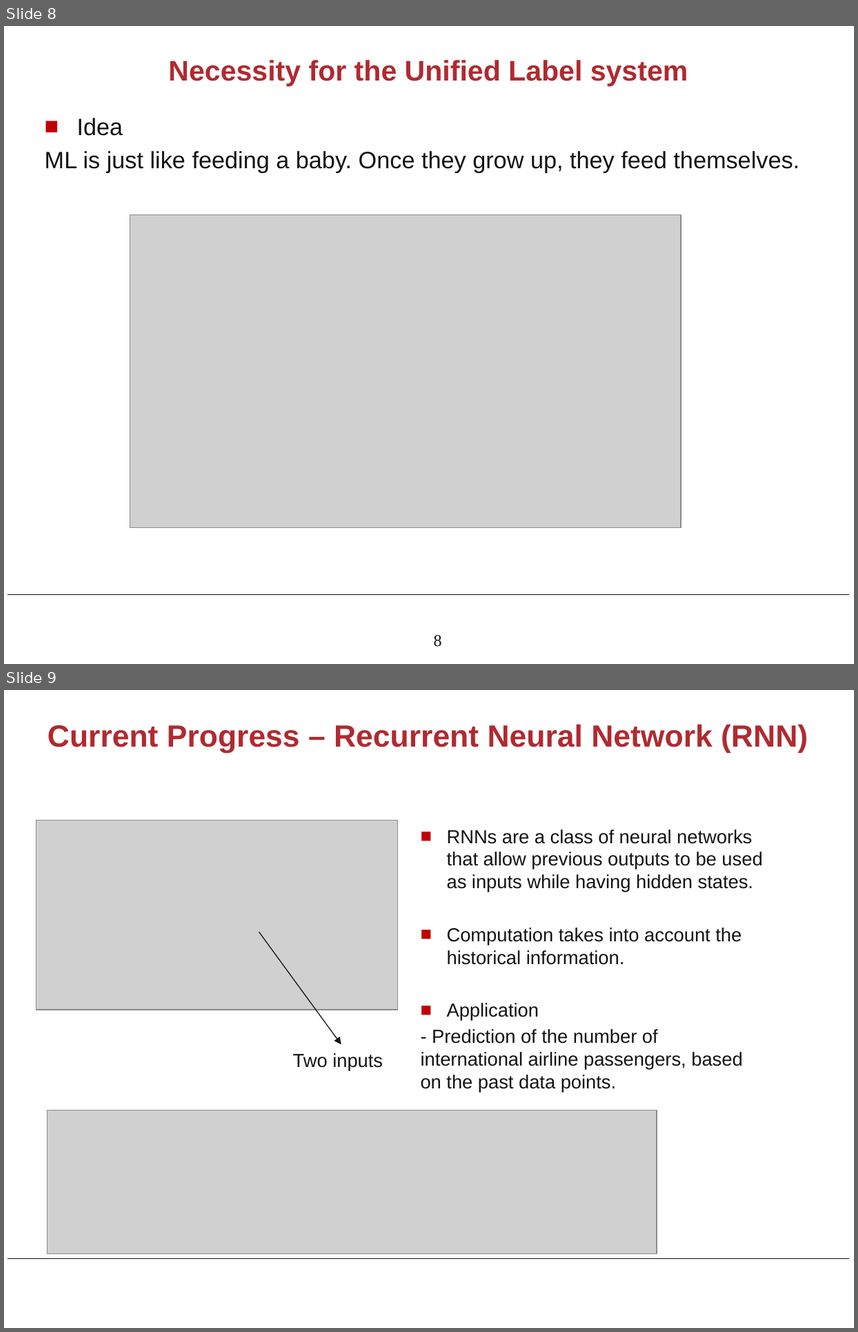
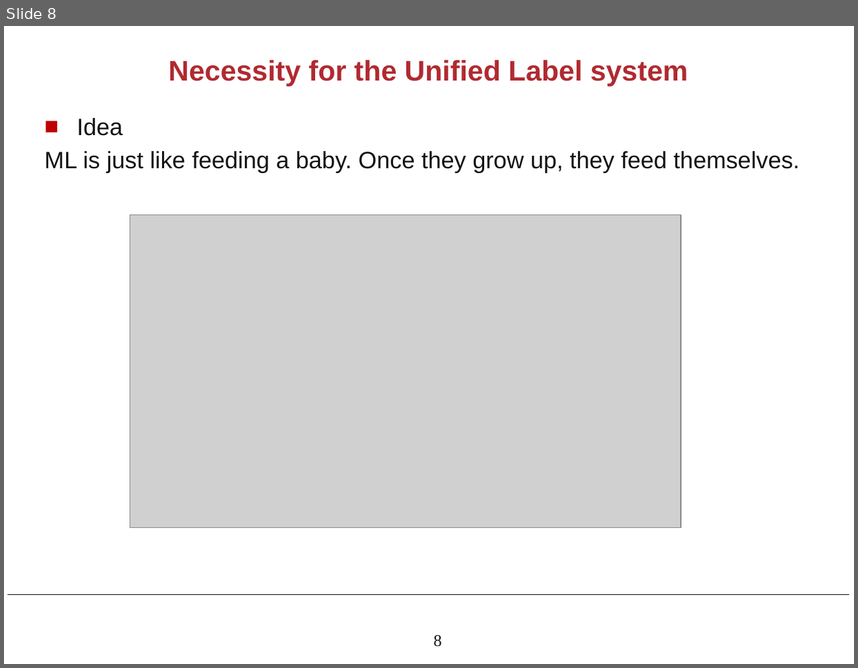
Before and after one commit to army17929/NLP, a slide deck: meeting_slides/week3.pptx. Shown one above the other, each under a label of ours: slides 8 and 9 before the commit, slide 8 after it. The pictures are 858x1332 and 858x668 pixels, drawn with LibreOffice and Linux fonts; fonts in the diff are those of the drawing; grey boxes stand for pictures; background and template pictures are left out. Boxes give left, top, right and bottom in pixels: in the first picture for what was removed or moved away, otherwise in the second. Text is boxed around its words. In the diff, an @@ line names an element or a change of style, - is before the commit and + after.

```diff
--- a/meeting_slides/week3.pptx
+++ b/meeting_slides/week3.pptx
@@ slide 9 removed at <box>4,690,854,1328</box>, background #FFFFFF; not listed: 1 template element that a slide beside it also shows @@
@@ title removed at <box>47,724,808,753</box> @@
-Current Progress – Recurrent Neural Network (RNN)
@@ picture removed at <box>36,820,399,1009</box> @@
@@ text removed at <box>421,829,762,1092</box> @@
-■ RNNs are a class of neural networks that allow previous outputs to be used as inputs while having hidden states.
-■ Computation takes into account the historical information.
-■ Application
-- Prediction of the number of international airline passengers, based on the past data points.
@@ arrow removed from (259, 931) to (341, 1045) @@
@@ text removed at <box>293,1053,383,1071</box> @@
-Two inputs
@@ picture removed at <box>47,1110,657,1254</box> @@
```
Also in this commit, not shown: 1 slide changed, 4 other slides removed, 6 other files.
